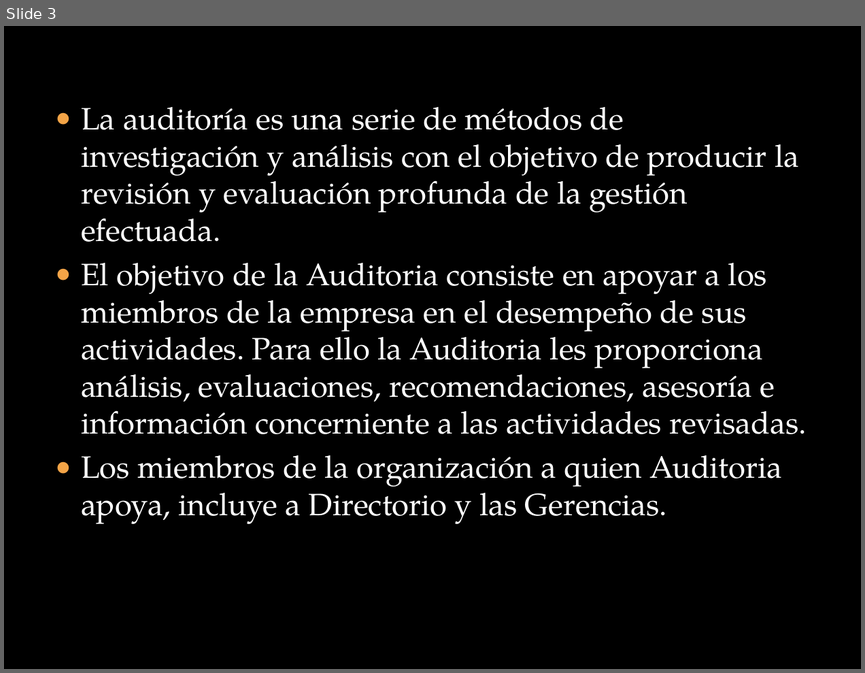
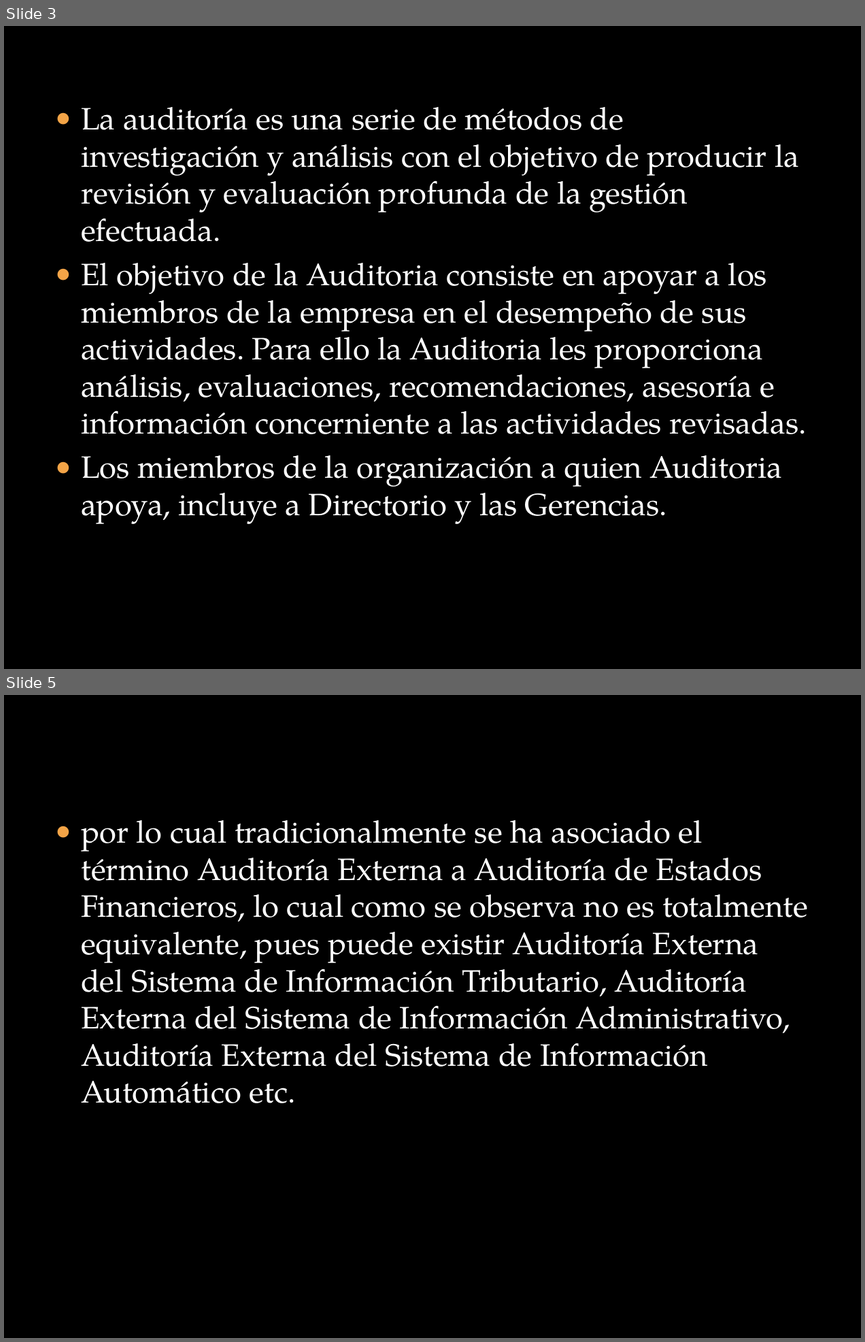
Before and after one commit to lc850/auditoria, a slide deck: HECTOR.pptx. Shown one above the other, each under a label of ours: slide 3 before the commit, slides 3 and 5 after it; the slides between them are not shown. The pictures are 865x673 and 865x1342 pixels, drawn with LibreOffice and Linux fonts; fonts in the diff are those of the drawing; background and template pictures are left out. Boxes give left, top, right and bottom in pixels: in the first picture for what was removed or moved away, otherwise in the second. Text is boxed around its words. In the diff, an @@ line names an element or a change of style, - is before the commit and + after.

```diff
--- a/HECTOR.pptx
+++ b/HECTOR.pptx
@@ slide 5 added at [4,695,861,1338], background picture (left out) @@
@@ text added at [81,820,808,1103], 26 pt, text #FFFFFF @@
+● por lo cual tradicionalmente se ha asociado el término Auditoría Externa a Auditoría de Estados Financieros, lo cual como se observa no es totalmente equivalente, pues puede existir Auditoría Externa del Sistema de Información Tributario, Auditoría Externa del Sistema de Información Administrativo, Auditoría Externa del Sistema de Información Automático etc.
```
Also in this commit, not shown: 1 other slide added, 2 slides removed.
